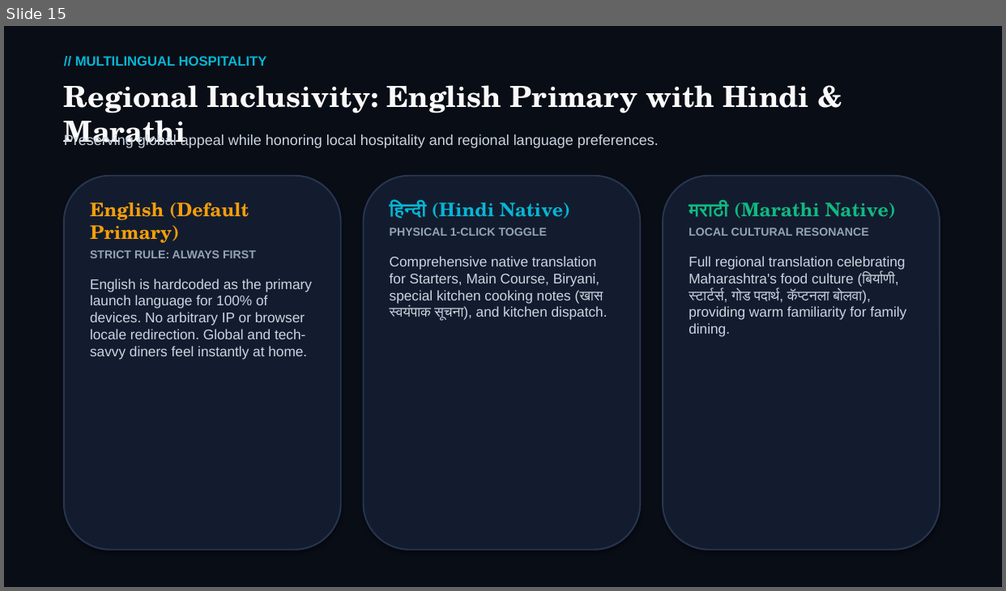
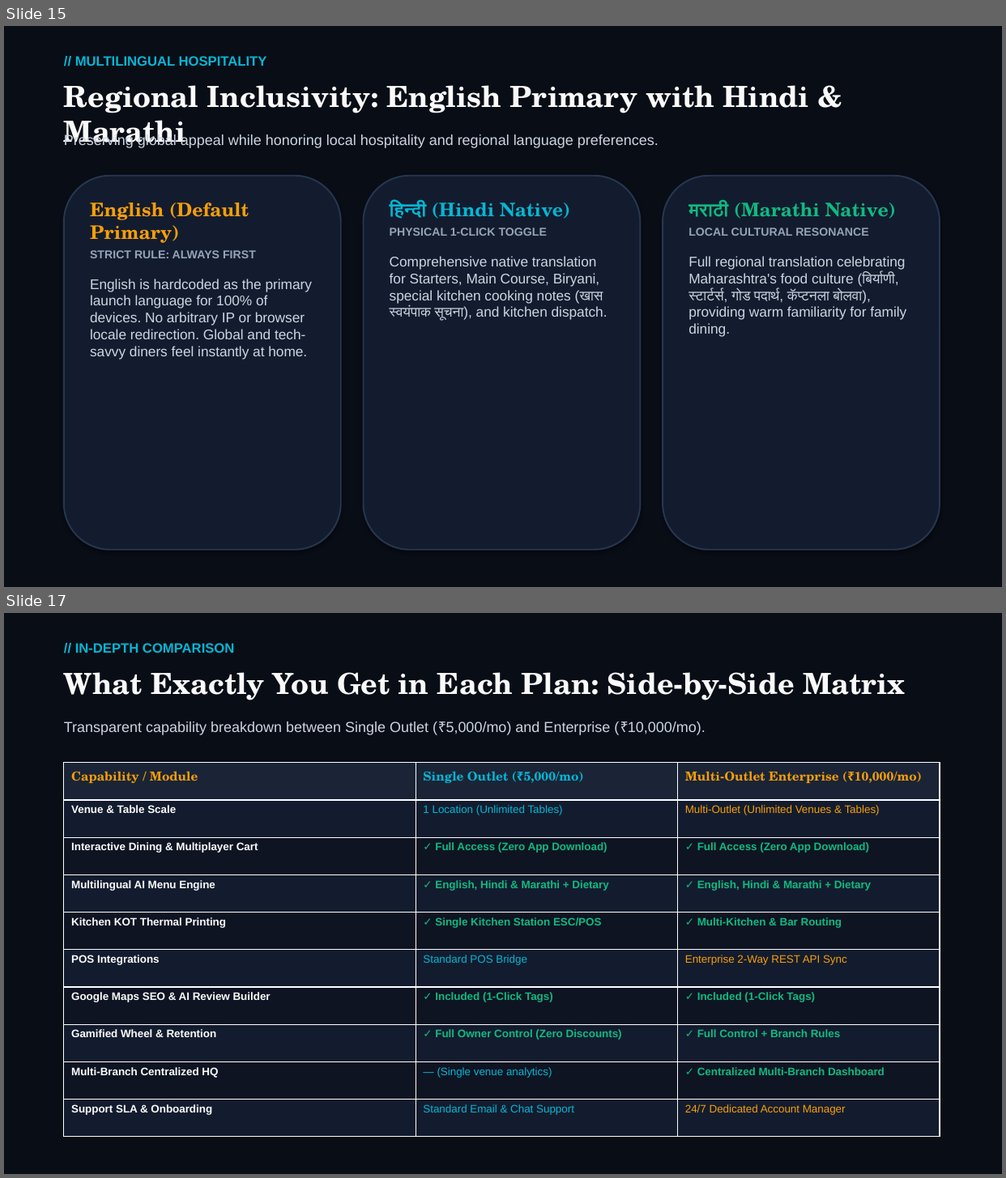
Before and after one commit to Stgtrgjrccx/menuz, a slide deck: public/menuz_executive_pitch_deck.pptx. Shown one above the other, each under a label of ours: slide 15 before the commit, slides 15 and 17 after it; the slides between them are not shown. The pictures are 1006x591 and 1006x1178 pixels, drawn with LibreOffice and Linux fonts; fonts in the diff are those of the drawing. Boxes give left, top, right and bottom in pixels: in the first picture for what was removed or moved away, otherwise in the second. Text is boxed around its words. In the diff, an @@ line names an element or a change of style, - is before the commit and + after.

Commit message:
Keep only slide deck presentation, add plan comparison matrix, fix restaurant persistence vault, active venue hub, and resolve site discoloration

```diff
--- a/public/menuz_executive_pitch_deck.pptx
+++ b/public/menuz_executive_pitch_deck.pptx
@@ slide 17 added at (4, 613, 1002, 1174), background #FFFFFF @@
@@ rectangle added at (4, 613, 1002, 1174), fill #090D16 @@
@@ text added at (75, 643, 234, 653), 13 pt, text #06B6D4, bold @@
+// IN-DEPTH COMPARISON
@@ text added at (64, 672, 906, 700), 28 pt, text #FAFAFA, bold @@
+What Exactly You Get in Each Plan: Side-by-Side Matrix
@@ text added at (64, 722, 705, 735), 14 pt, text #CBD5E1 @@
+Transparent capability breakdown between Single Outlet (₹5,000/mo) and Enterprise (₹10,000/mo).
@@ table added at (64, 763, 940, 1137), 10 rows, 3 columns @@
+Capability / Module | Single Outlet (₹5,000/mo) | Multi-Outlet Enterprise (₹10,000/mo)
+Venue & Table Scale | 1 Location (Unlimited Tables) | Multi-Outlet (Unlimited Venues & Tables)
+Interactive Dining & Multiplayer Cart | ✓ Full Access (Zero App Download) | ✓ Full Access (Zero App Download)
+Multilingual AI Menu Engine | ✓ English, Hindi & Marathi + Dietary | ✓ English, Hindi & Marathi + Dietary
+Kitchen KOT Thermal Printing | ✓ Single Kitchen Station ESC/POS | ✓ Multi-Kitchen & Bar Routing
+POS Integrations | Standard POS Bridge | Enterprise 2-Way REST API Sync
+Google Maps SEO & AI Review Builder | ✓ Included (1-Click Tags) | ✓ Included (1-Click Tags)
+Gamified Wheel & Retention | ✓ Full Owner Control (Zero Discounts) | ✓ Full Control + Branch Rules
+Multi-Branch Centralized HQ | — (Single venue analytics) | ✓ Centralized Multi-Branch Dashboard
+Support SLA & Onboarding | Standard Email & Chat Support | 24/7 Dedicated Account Manager
```
Also in this commit, not shown: 1 slide changed, 1 other slide added, 1 slide removed, 34 other files.
